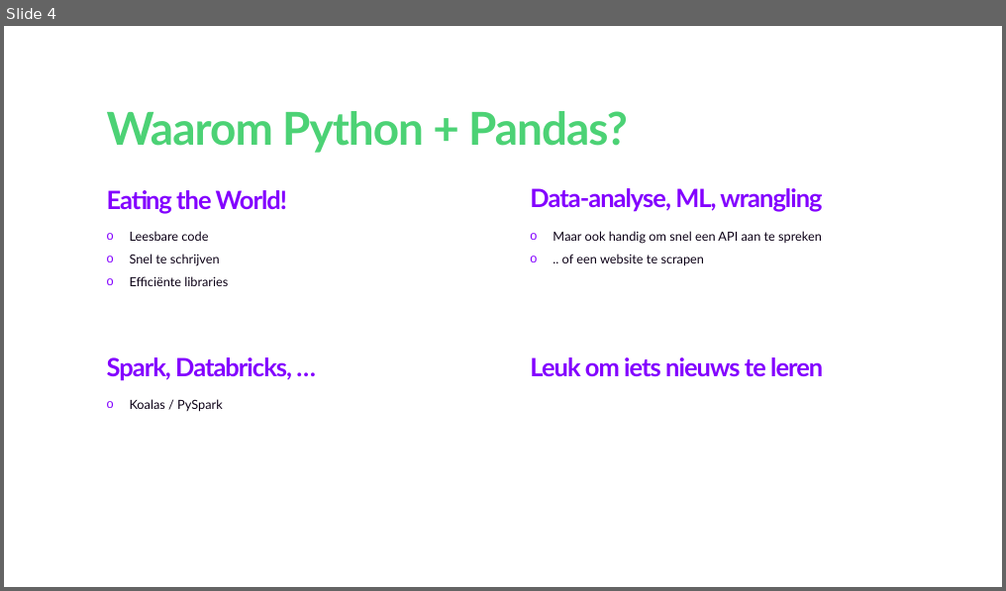
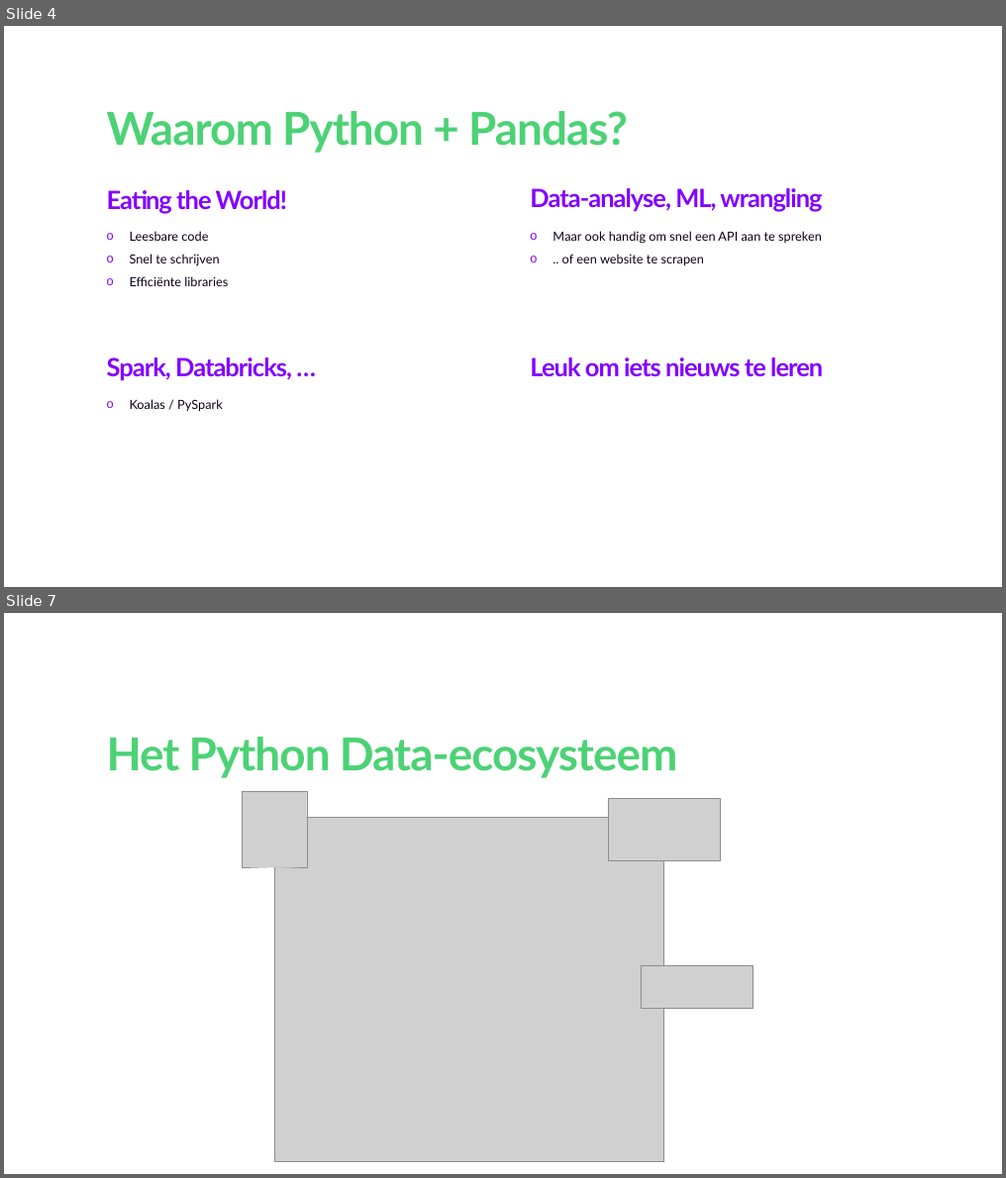
Before and after one commit to wortell-smart-learning/python-data-fundamentals, a slide deck: Python Fundamentals for Data Engineers and Data Scientists.pptx. Shown one above the other, each under a label of ours: slide 4 before the commit, slides 4 and 7 after it; the slides between them are not shown. The pictures are 1006x591 and 1006x1178 pixels, drawn with LibreOffice and Linux fonts; fonts in the diff are those of the drawing; grey boxes stand for pictures; background and template pictures are left out. Boxes give left, top, right and bottom in pixels: in the first picture for what was removed or moved away, otherwise in the second. Text is boxed around its words. In the diff, an @@ line names an element or a change of style, - is before the commit and + after.

```diff
--- a/Python Fundamentals for Data Engineers and Data Scientists.pptx
+++ b/Python Fundamentals for Data Engineers and Data Scientists.pptx
@@ slide 7 added at (4, 613, 1002, 1174), background #FFFFFF @@
@@ title added at (107, 737, 678, 778), 72 pt, text #4CD275, bold @@
+Het Python Data-ecosysteem
@@ picture added at (242, 791, 307, 867) @@
@@ picture added at (274, 818, 663, 1162) @@
@@ picture added at (608, 798, 719, 861) @@
@@ picture added at (641, 965, 751, 1009) @@
```
Also in this commit, not shown: 3 slides changed, 8 other slides added, 1 other file.
